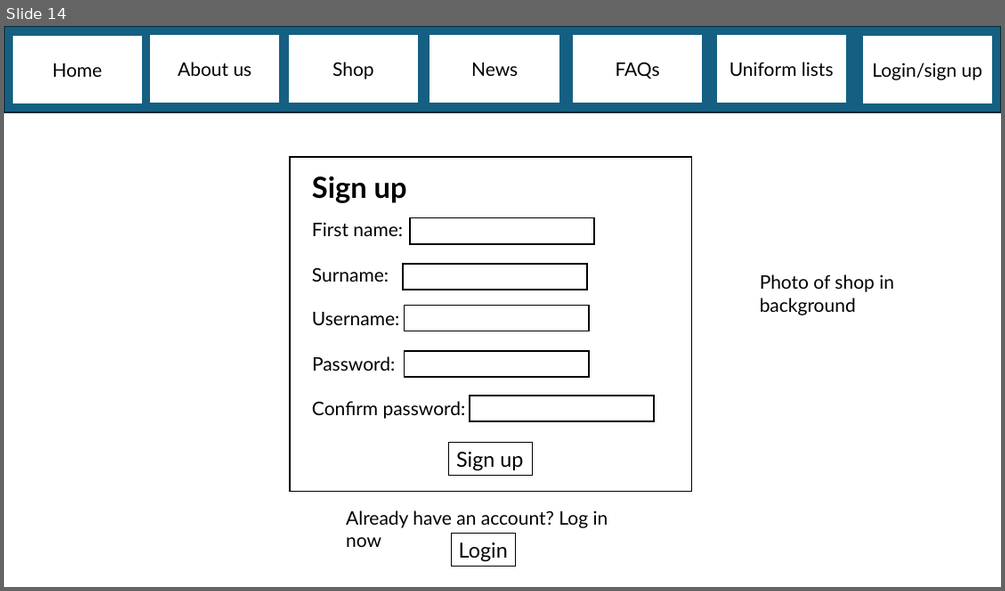
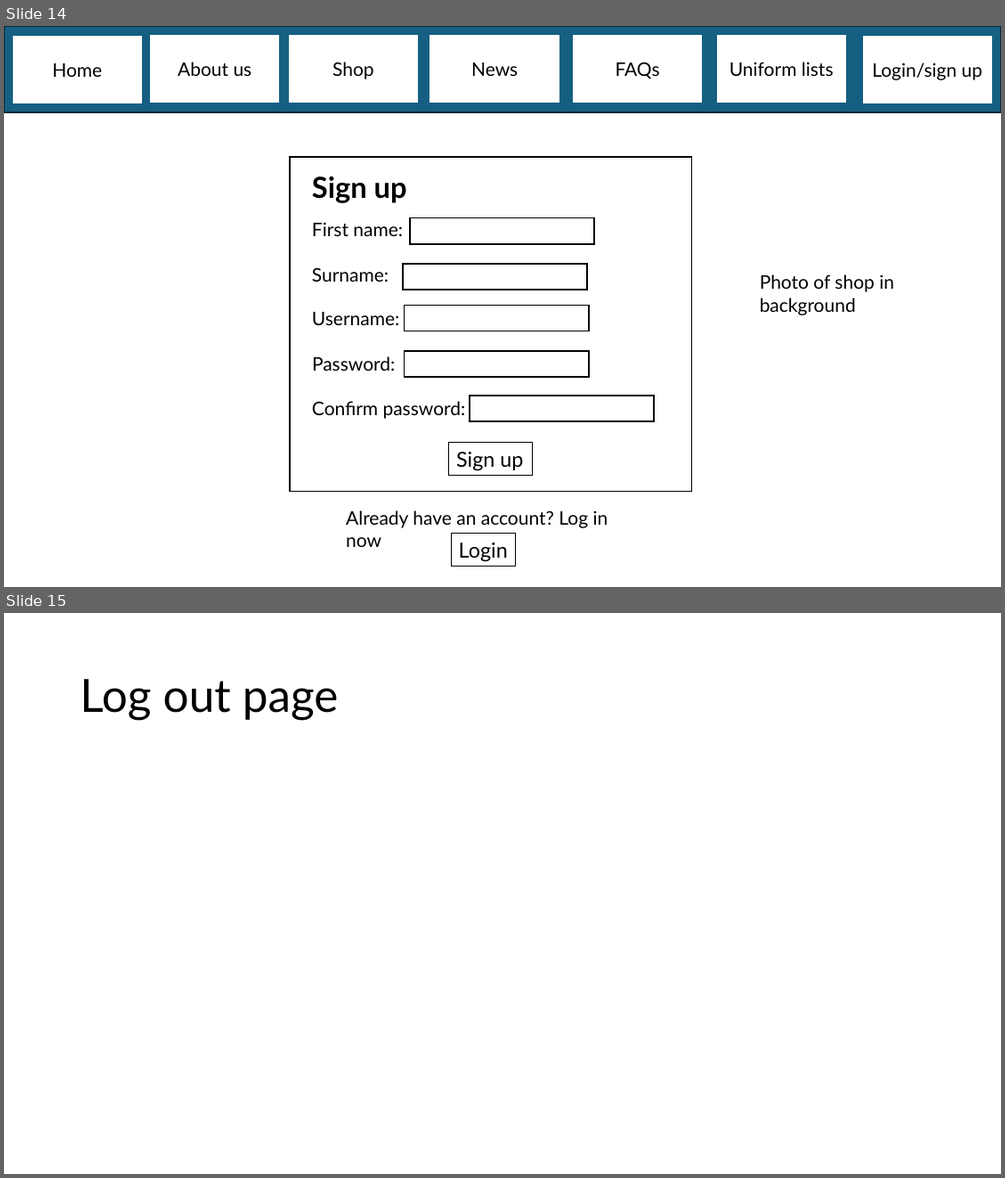
Before and after one commit to programmer647/Coursework, a slide deck: Writeup/Page designs.pptx. Shown one above the other, each under a label of ours: slide 14 before the commit, slides 14 and 15 after it. The pictures are 1005x591 and 1005x1178 pixels, drawn with LibreOffice and Linux fonts; fonts in the diff are those of the drawing. Boxes give left, top, right and bottom in pixels: in the first picture for what was removed or moved away, otherwise in the second. Text is boxed around its words. In the diff, an @@ line names an element or a change of style, - is before the commit and + after.

```diff
--- a/Writeup/Page designs.pptx
+++ b/Writeup/Page designs.pptx
@@ slide 15 added at (4, 613, 1001, 1174), background #FFFFFF @@
@@ title added at (80, 679, 339, 720), 44 pt, text #000000 @@
+Log out page
```
Also in this commit, not shown: 1 other slide added, 1 other file.
